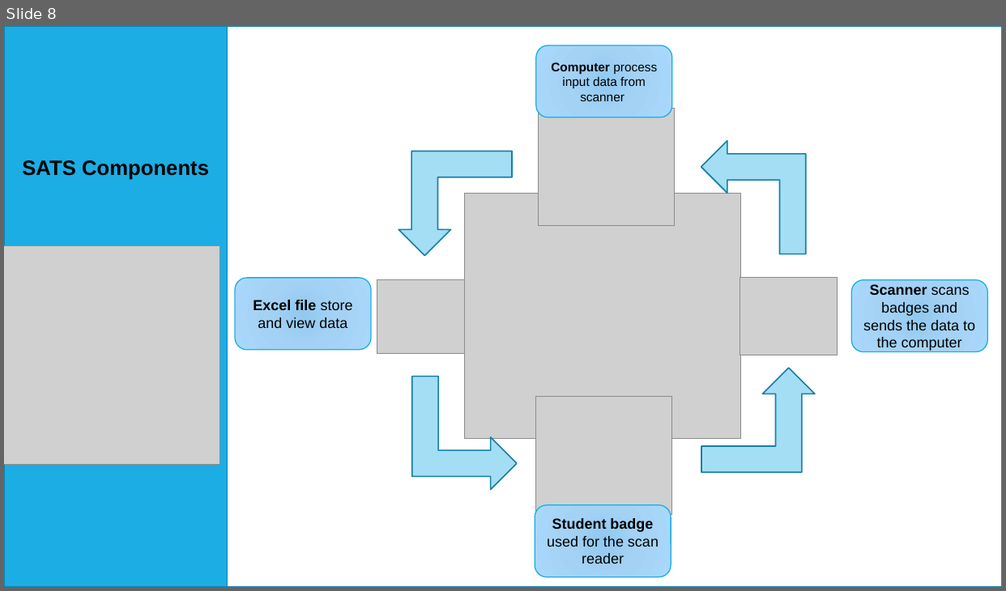
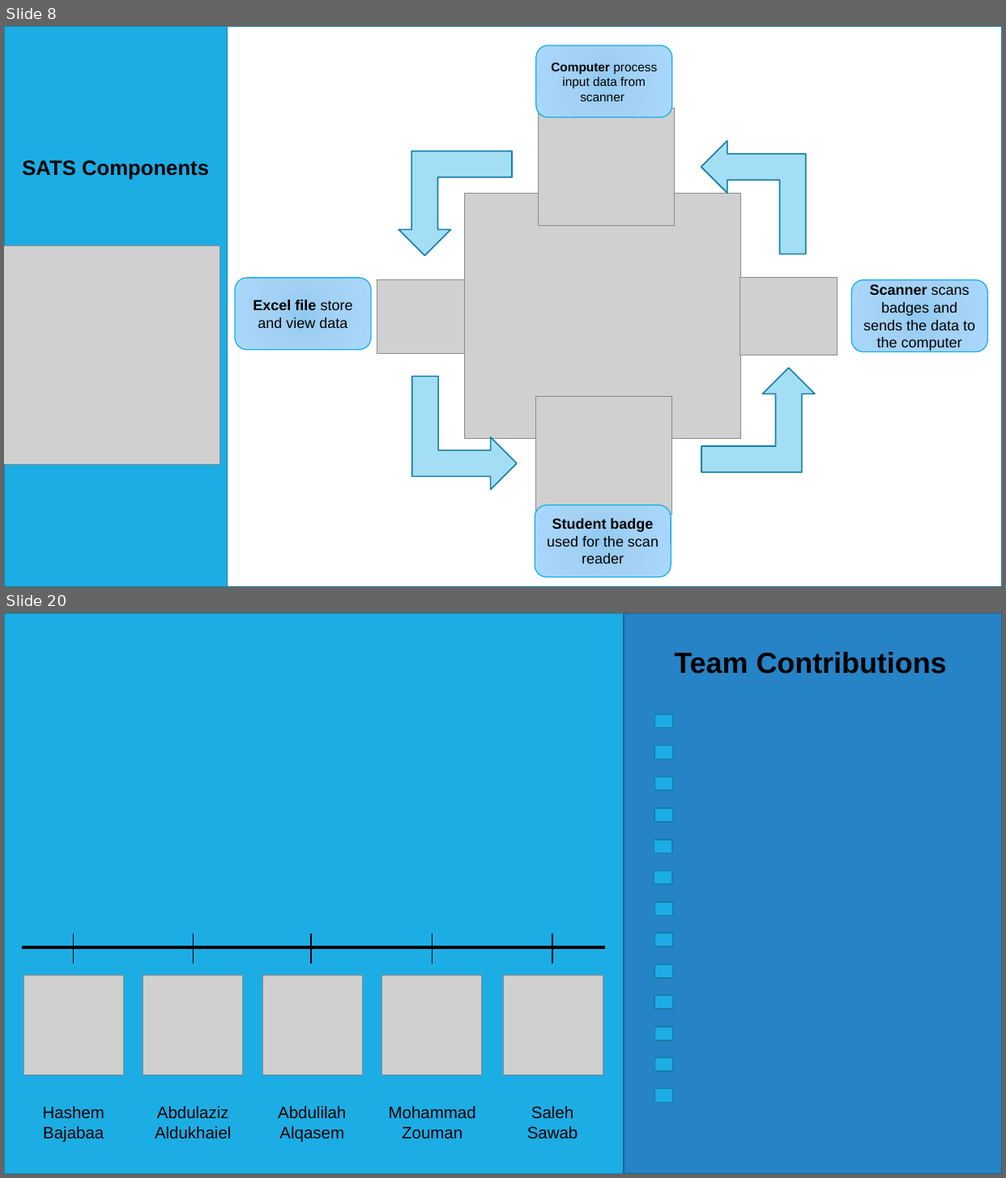
Before and after one commit to hashem-ali/SATS, a slide deck: ProjectPhases/Project-Phase-03-CS310-F-171.pptx. Shown one above the other, each under a label of ours: slide 8 before the commit, slides 8 and 20 after it; the slides between them are not shown. The pictures are 1006x591 and 1006x1178 pixels, drawn with LibreOffice and Linux fonts; fonts in the diff are those of the drawing; grey boxes stand for pictures. Boxes give left, top, right and bottom in pixels: in the first picture for what was removed or moved away, otherwise in the second. Text is boxed around its words. In the diff, an @@ line names an element or a change of style, - is before the commit and + after.

```diff
--- a/ProjectPhases/Project-Phase-03-CS310-F-171.pptx
+++ b/ProjectPhases/Project-Phase-03-CS310-F-171.pptx
@@ slide 20 added at <box>4,613,1002,1174</box>, background #FFFFFF; not listed: 1 template element that a slide beside it also shows @@
@@ rectangle added at <box>4,613,1002,1174</box>, fill #1CADE4, outline #1580A9 1.25 pt @@
@@ rectangle added at <box>624,613,1002,1174</box>, fill #2683C6, outline #1C6192 1.25 pt @@
@@ text added at <box>674,652,947,674</box>, 28 pt, text #000000, bold @@
+Team Contributions
@@ rectangle added at <box>655,714,673,727</box>, fill #1CADE4, outline #1580A9 1.25 pt @@
@@ rectangle added at <box>654,746,672,759</box>, fill #1CADE4, outline #1580A9 1.25 pt @@
@@ rectangle added at <box>655,777,673,790</box>, fill #1CADE4, outline #1580A9 1.25 pt @@
@@ rectangle added at <box>654,808,672,822</box>, fill #1CADE4, outline #1580A9 1.25 pt @@
@@ rectangle added at <box>654,840,672,854</box>, fill #1CADE4, outline #1580A9 1.25 pt @@
@@ rectangle added at <box>654,871,672,884</box>, fill #1CADE4, outline #1580A9 1.25 pt @@
@@ rectangle added at <box>655,902,673,915</box>, fill #1CADE4, outline #1580A9 1.25 pt @@
@@ line added from (22, 948) to (605, 948), #000000 3 pt @@
@@ line added from (74, 934) to (74, 964), #000000 1 pt @@
@@ line added from (194, 934) to (194, 964), #000000 1 pt @@
@@ line added from (311, 934) to (311, 964), #000000 1 pt @@
@@ line added from (432, 934) to (432, 964), #000000 1 pt @@
@@ line added from (552, 934) to (552, 964), #000000 1 pt @@
@@ rectangle added at <box>655,934,673,947</box>, fill #1CADE4, outline #1580A9 1.25 pt @@
@@ picture added at <box>23,975,123,1075</box> @@
@@ picture added at <box>143,975,243,1075</box> @@
@@ picture added at <box>262,975,362,1075</box> @@
@@ picture added at <box>382,975,482,1075</box> @@
@@ picture added at <box>503,975,603,1075</box> @@
@@ rectangle added at <box>654,965,672,978</box>, fill #1CADE4, outline #1580A9 1.25 pt @@
@@ rectangle added at <box>654,995,672,1009</box>, fill #1CADE4, outline #1580A9 1.25 pt @@
@@ rectangle added at <box>655,1027,673,1041</box>, fill #1CADE4, outline #1580A9 1.25 pt @@
@@ rectangle added at <box>655,1058,673,1071</box>, fill #1CADE4, outline #1580A9 1.25 pt @@
@@ rectangle added at <box>655,1089,673,1102</box>, fill #1CADE4, outline #1580A9 1.25 pt @@
@@ text added at <box>43,1106,104,1143</box>, 16 pt, text #000000 @@
+Hashem Bajabaa
@@ text added at <box>155,1106,231,1139</box>, 16 pt, text #000000 @@
+Abdulaziz Aldukhaiel
@@ text added at <box>278,1106,346,1143</box>, 16 pt, text #000000 @@
+Abdulilah Alqasem
@@ text added at <box>389,1106,476,1139</box>, 16 pt, text #000000 @@
+Mohammad Zouman
@@ text added at <box>527,1106,578,1139</box>, 16 pt, text #000000 @@
+Saleh Sawab
```
Also in this commit, not shown: 5 slides changed, 9 other slides added.
